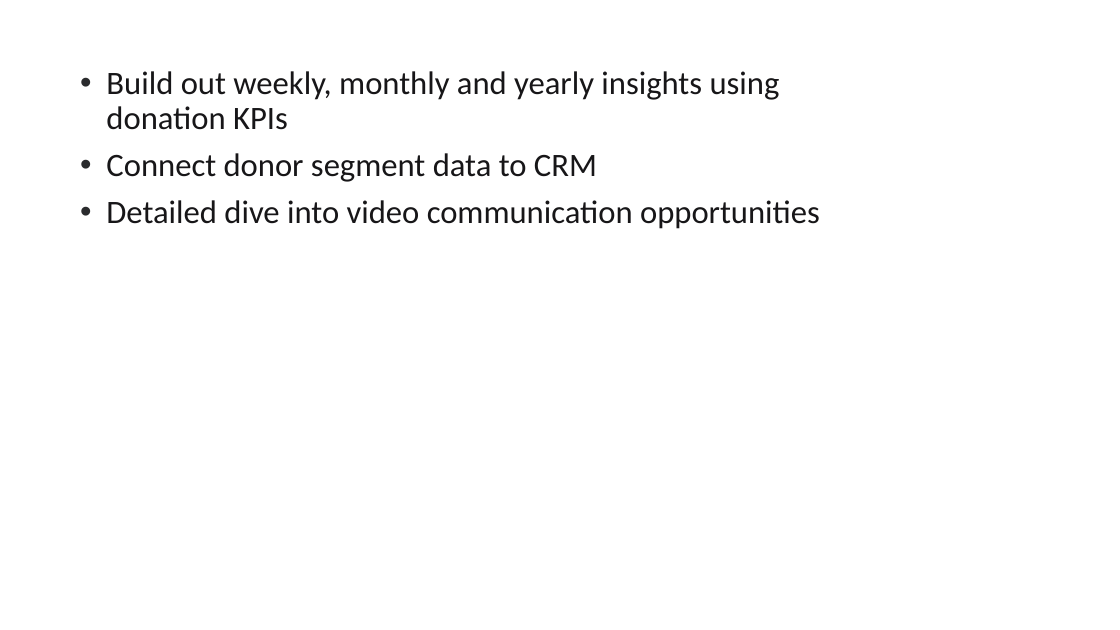
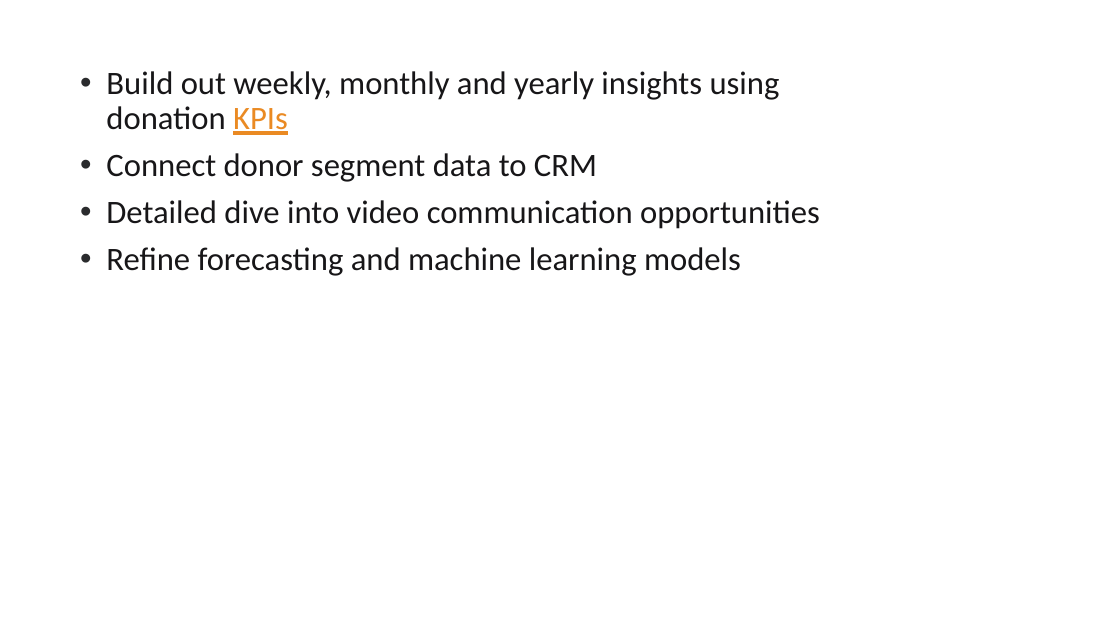
Before and after one commit to edimaudo/hackathon_coding_challenges, a slide deck: slide 17 of Apra/2025/apra_2025/Apra 2025 Data Science Challenge Deck.pptx. Drawn at 1120x630 pixels with LibreOffice and Linux fonts; fonts in the diff are those of the drawing; background and template pictures are left out. Boxes give left, top, right and bottom in pixels: in the first picture for what was removed or moved away, otherwise in the second. Text is boxed around its words. In the diff, an @@ line names an element or a change of style, - is before the commit and + after.

```diff
--- a/Apra/2025/apra_2025/Apra 2025 Data Science Challenge Deck.pptx
+++ b/Apra/2025/apra_2025/Apra 2025 Data Science Challenge Deck.pptx
@@ text at bbox=[106, 71, 780, 135]: text colour #171618 to #EA8A23, underline on in "KPIs" @@
@@ text at bbox=[106, 247, 741, 276]: paragraph added @@
+• Refine forecasting and machine learning models
```
Also in this commit, not shown: 5 other slides changed, 3 slides added, 3 slides removed.
